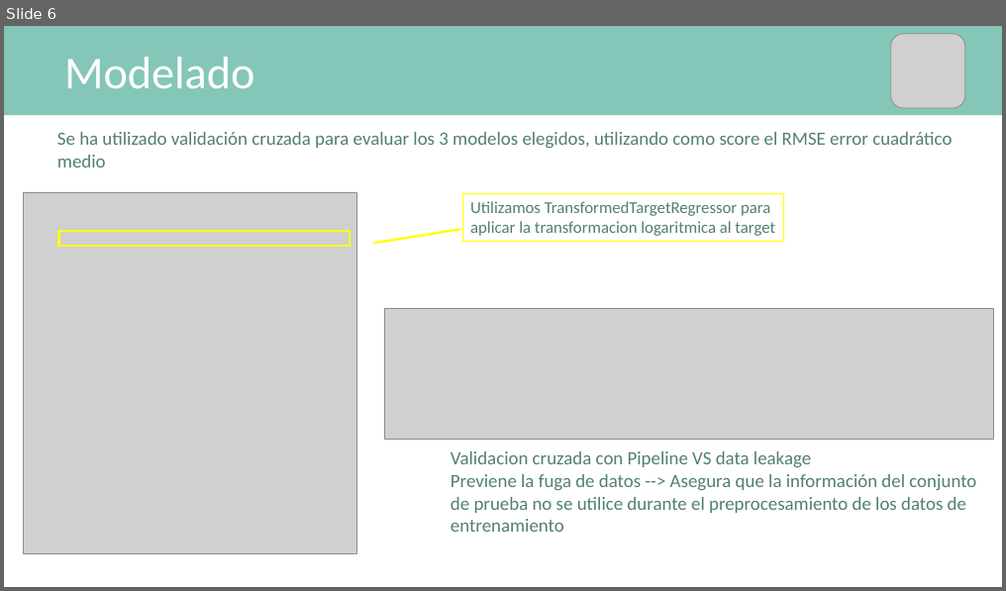
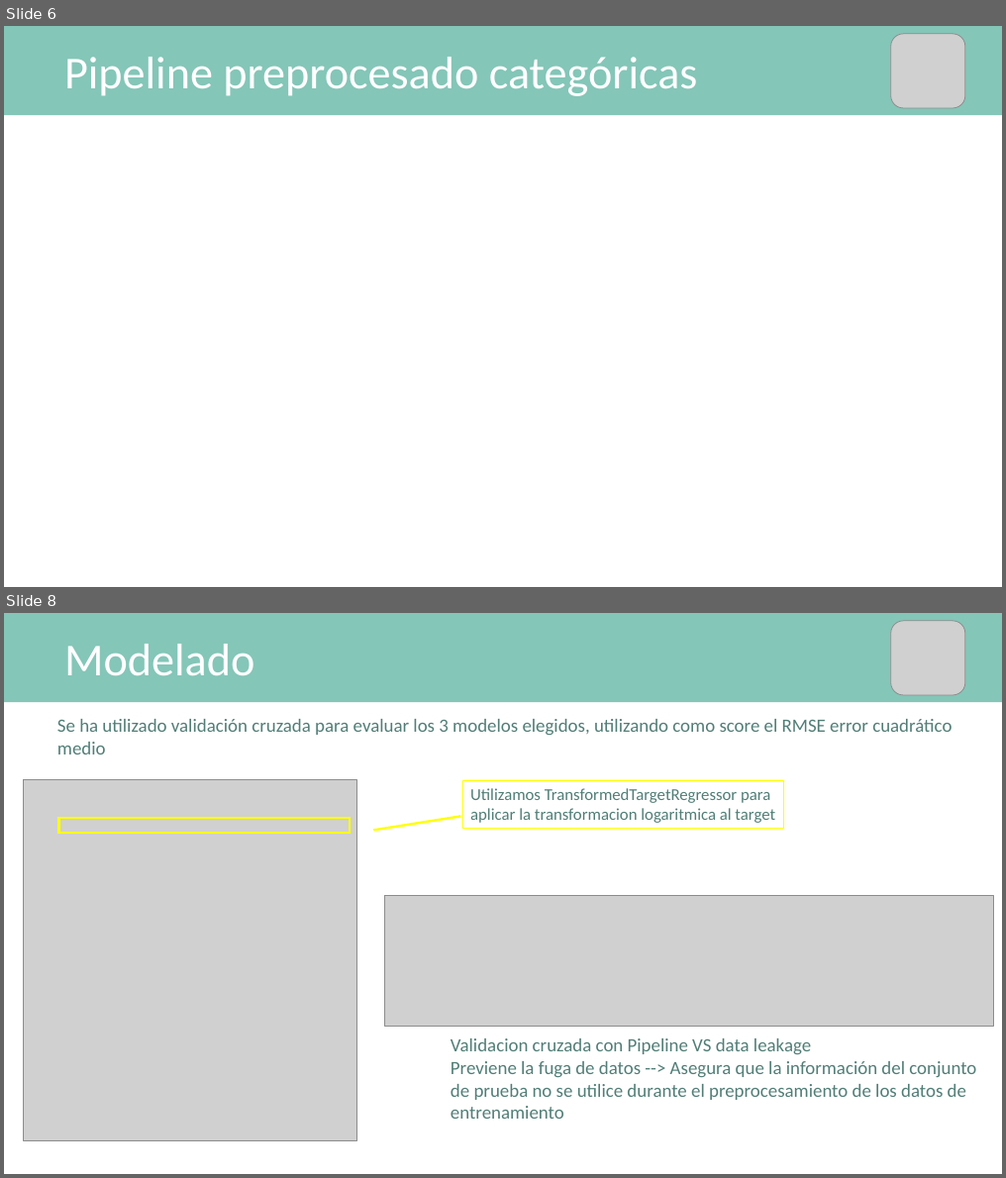
Before and after one commit to mPuchadesdo/Team-Challenge---Team-MPG, a slide deck: Team_MPG 1.pptx. Shown one above the other, each under a label of ours: slide 6 before the commit, slides 6 and 8 after it; the slides between them are not shown. The pictures are 1006x591 and 1006x1178 pixels, drawn with LibreOffice and Linux fonts; fonts in the diff are those of the drawing; grey boxes stand for pictures. Boxes give left, top, right and bottom in pixels: in the first picture for what was removed or moved away, otherwise in the second. Text is boxed around its words. In the diff, an @@ line names an element or a change of style, - is before the commit and + after.

Commit message:
PPT

```diff
--- a/Team_MPG 1.pptx
+++ b/Team_MPG 1.pptx
@@ slide 6 added at <box>4,26,1002,587</box>, background #FFFFFF @@
@@ rectangle added at <box>4,26,1002,115</box>, fill #84C6B8 @@
@@ picture added at <box>891,34,965,107</box> @@
@@ text added at <box>64,57,698,96</box>, 44 pt, text #FFFFFF @@
+Pipeline preprocesado categóricas
@@ what was slide 6 is now slide 8 @@
```
Also in this commit, not shown: 2 other slides added.
